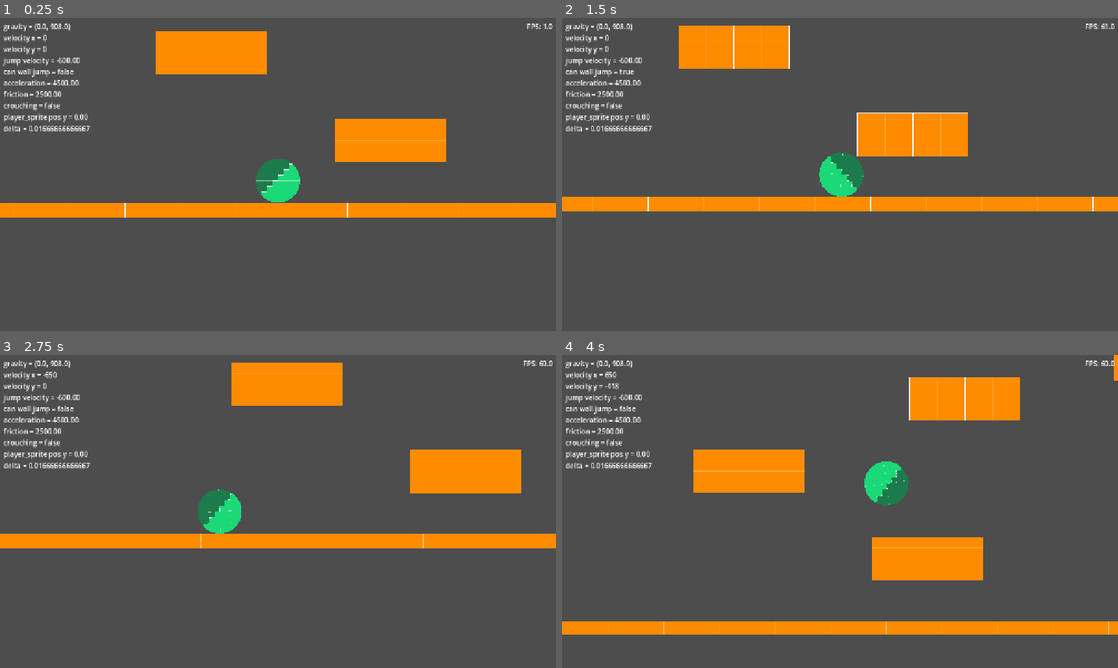
Above: before the commit, frames 1-4 (two rows, left to right).
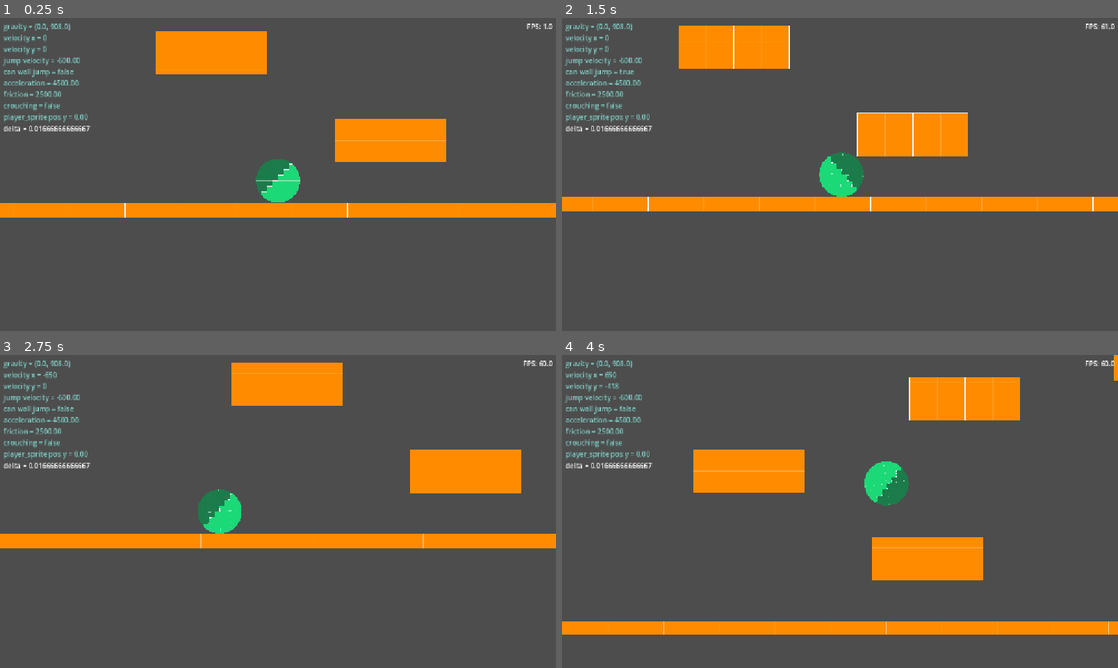
Above: after the commit, the same moments.

Repository: mitchglitchisdabestg/Haven-game
Game: Godot game, scene res://Scenes/basic_world.tscn
Same seed, same stepped clock (60 frames per second), same inputs: the game is played once before the commit and once after it.
Inputs (mouse positions are in pixels of both pictures, inside the frame that each line leads up to):
- Up to frame 1 (0.25 s): no input
- Up to frame 2 (1.5 s): move the mouse to (962, 158) at 0.52 s; hold D (right) from 0.53 s (still down); tap Ctrl (crouch) at 0.6 s; tap Space (jump) at 0.77 s; move the mouse to (728, 190) at 1.27 s; tap Shift (sprint) at 1.35 s
- Up to frame 3 (2.75 s): tap Space (jump) at 1.52 s; move the mouse to (333, 442) at 2.02 s; release D (right) at 2.03 s; hold A (left) from 2.03 s (still down); tap Ctrl (crouch) at 2.1 s
- Up to frame 4 (4 s): move the mouse to (812, 574) at 2.77 s; release A (left) at 2.78 s; hold D (right) from 2.78 s (still down); tap Shift (sprint) at 2.85 s; tap Space (jump) at 3.02, 3.77 s; move the mouse to (1006, 558) at 3.52 s; tap Ctrl (crouch) at 3.6 s

The runs differ from the first frame. In frame 1, 1.0% of the frame differs, in the area x 0-16%, y 1-34%; in frame 2, 1.0%; in frame 3, 1.1%; in frame 4, 1.1%.

Commit message:
added assets

Diff:
--- a/Scenes/player_ui.tscn
+++ b/Scenes/player_ui.tscn
@@ -1,9 +1,9 @@
-[gd_scene load_steps=3 format=3 uid="uid://c0n1jlecf0u43"]
+[gd_scene format=3 uid="uid://c0n1jlecf0u43"]
 
 [ext_resource type="Script" uid="uid://bh2ny8e8mw6v0" path="res://Scripts/player_ui.gd" id="1_ohrjl"]
 [ext_resource type="PackedScene" uid="uid://y3mj4f706aia" path="res://Scenes/fps.tscn" id="2_dxtgh"]
 
-[node name="player_ui" type="Control"]
+[node name="player_ui" type="Control" unique_id=962825389]
 layout_mode = 3
 anchors_preset = 15
 anchor_right = 1.0
@@ -12,7 +12,7 @@
 grow_vertical = 2
 script = ExtResource("1_ohrjl")
 
-[node name="MarginContainer" type="MarginContainer" parent="."]
+[node name="MarginContainer" type="MarginContainer" parent="." unique_id=785907215]
 layout_mode = 1
 anchors_preset = 15
 anchor_right = 1.0
@@ -24,10 +24,10 @@
 theme_override_constants/margin_right = 8
 theme_override_constants/margin_bottom = 8
 
-[node name="Control" type="Control" parent="MarginContainer"]
+[node name="Control" type="Control" parent="MarginContainer" unique_id=1835769061]
 layout_mode = 2
 
-[node name="fps" parent="MarginContainer/Control" instance=ExtResource("2_dxtgh")]
+[node name="fps" parent="MarginContainer/Control" unique_id=2129854148 instance=ExtResource("2_dxtgh")]
 layout_mode = 1
 anchors_preset = 1
 anchor_left = 1.0
@@ -38,22 +38,23 @@
 grow_horizontal = 0
 horizontal_alignment = 2
 
-[node name="debug" type="Control" parent="MarginContainer"]
+[node name="debug" type="Control" parent="MarginContainer" unique_id=610157372]
 layout_mode = 2
 
-[node name="text_cont" type="VBoxContainer" parent="MarginContainer/debug"]
+[node name="text_cont" type="VBoxContainer" parent="MarginContainer/debug" unique_id=1593596982]
 layout_mode = 0
 offset_right = 40.0
 offset_bottom = 40.0
 
-[node name="velocity" type="Label" parent="MarginContainer/debug/text_cont"]
+[node name="velocity" type="Label" parent="MarginContainer/debug/text_cont" unique_id=1423133567]
 layout_mode = 2
+theme_override_colors/font_color = Color(0.49768078, 0.81229275, 0.7770982, 1)
 text = "gravity =
 velocity x =
 velocity y =
 crouching =
 player_sprite pos y = "
 
-[node name="delta" type="Label" parent="MarginContainer/debug/text_cont"]
+[node name="delta" type="Label" parent="MarginContainer/debug/text_cont" unique_id=1953319714]
 layout_mode = 2
 text = "delta = "
Binary file added: Resources/Images/BALL.png
Not shown, added: Resources/Images/BALL.png.import
Binary file added: Resources/Images/Untitled.png
Not shown, added: Resources/Images/Untitled.png.import
